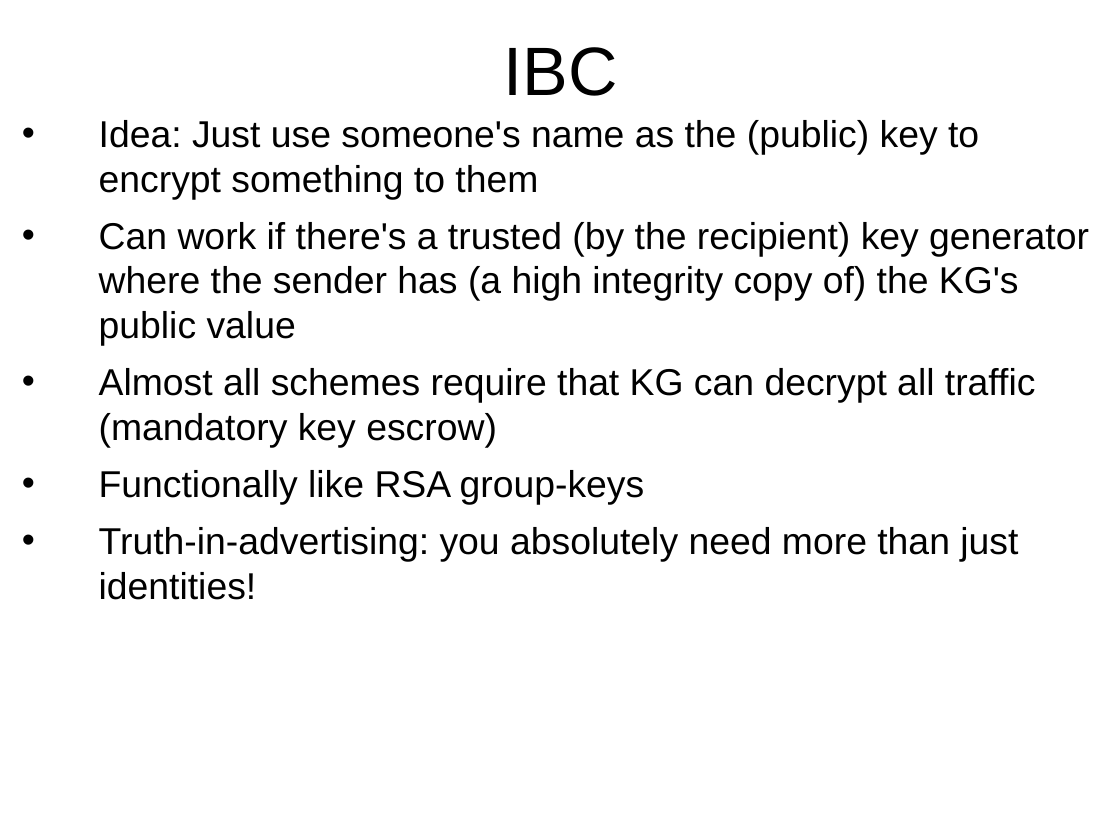
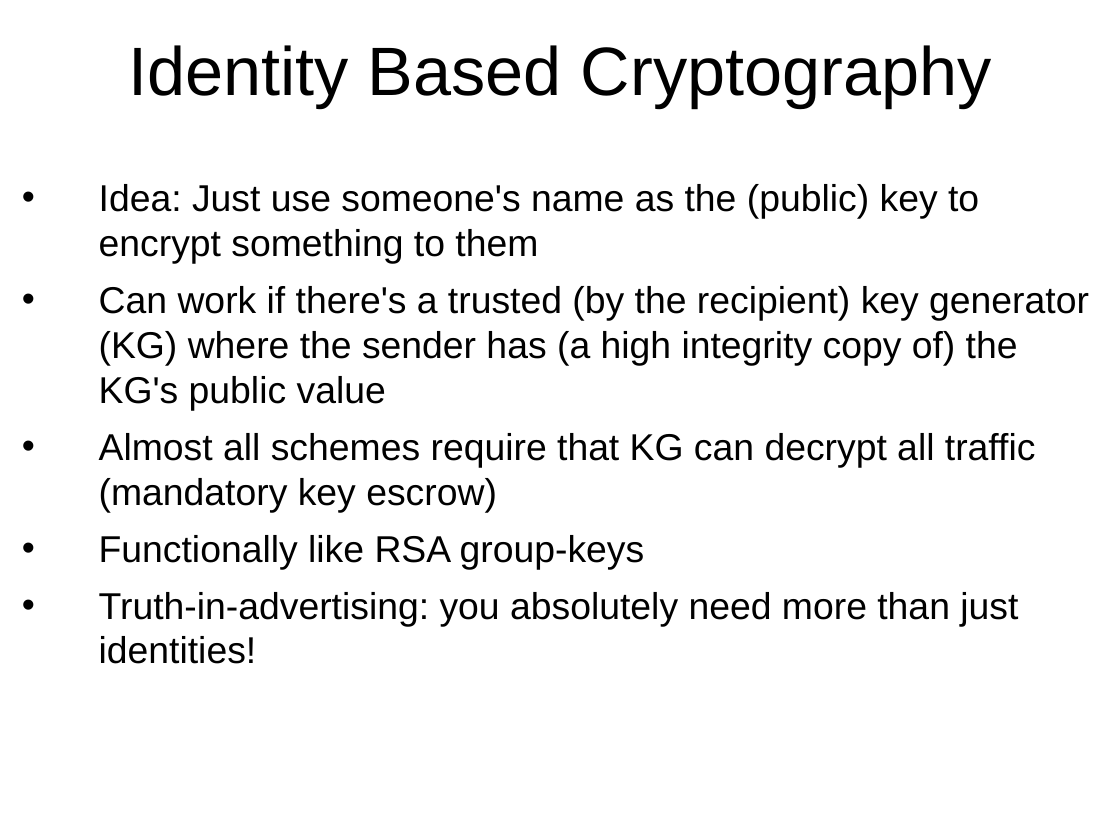
Before and after one commit to sftcd/cs7053, a slide deck: slide 155 of 2022lectures/04-crypto.odp. Drawn at 1120x840 pixels with LibreOffice and Linux fonts; fonts in the diff are those of the drawing. Boxes give left, top, right and bottom in pixels: in the first picture for what was removed or moved away, otherwise in the second. Text is boxed around its words. In the diff, an @@ line names an element or a change of style, - is before the commit and + after.

```diff
--- a/2022lectures/04-crypto.odp
+++ b/2022lectures/04-crypto.odp
@@ title at box(128, 45, 992, 108): text changed @@
-IBC
+Identity Based Cryptography
@@ text "Idea: Just use someone's name ...": place and size @@
-text "Idea: Just use someone's name ..." at box(99, 120, 1089, 600)
+text "Idea: Just use someone's name ..." at box(99, 184, 1089, 664)
@@ text at box(99, 286, 1089, 410): text changed @@
-• Can work if there's a trusted (by the recipient) key generator where the sender has (a high integrity copy of) the KG's public value
+• Can work if there's a trusted (by the recipient) key generator (KG) where the sender has (a high integrity copy of) the KG's public value
```
Also in this commit, not shown: 21 other slides changed.
